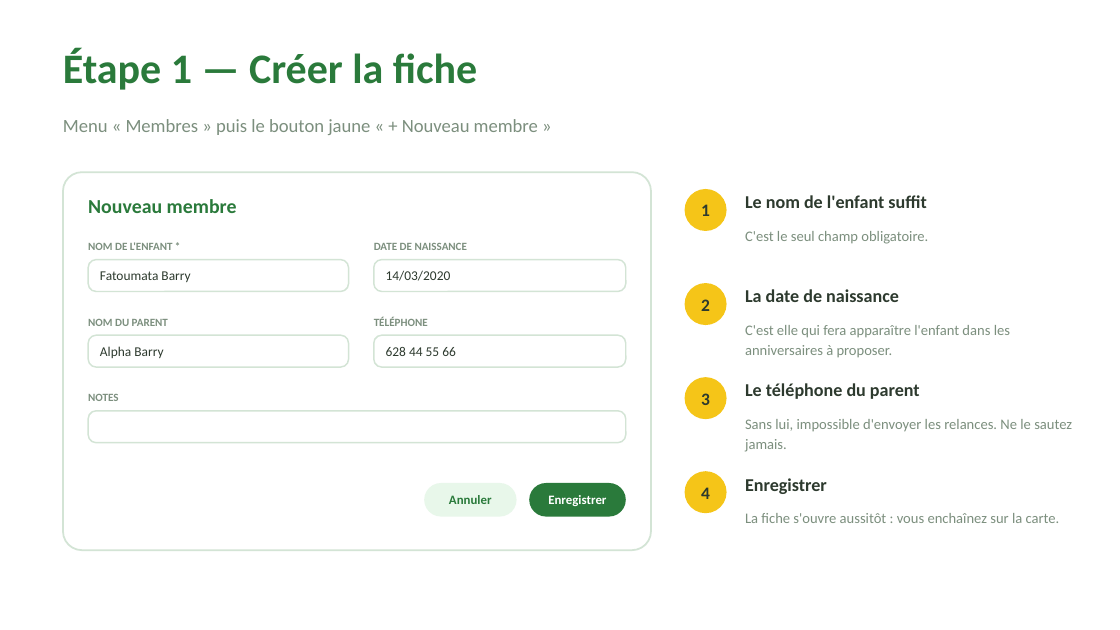
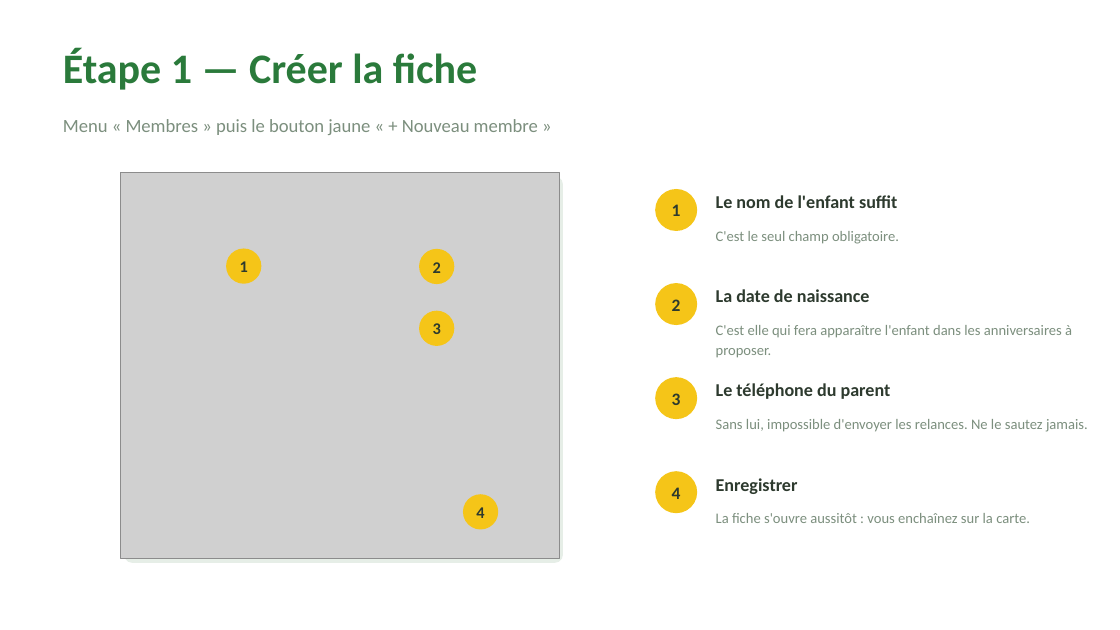
Before and after one commit to dmacky410-spec/didikidsparc-abonnement, a slide deck: slide 10 of formation/Didikids_Parc_Guide_Agent.pptx. Drawn at 1120x630 pixels with LibreOffice and Linux fonts; fonts in the diff are those of the drawing; grey boxes stand for pictures. Boxes give left, top, right and bottom in pixels: in the first picture for what was removed or moved away, otherwise in the second. Text is boxed around its words. In the diff, an @@ line names an element or a change of style, - is before the commit and + after.

```diff
--- a/formation/Didikids_Parc_Guide_Agent.pptx
+++ b/formation/Didikids_Parc_Guide_Agent.pptx
@@ picture added at [121,172,560,559] @@
@@ rounded rectangle: place and size @@
-rounded rectangle at [63,172,651,550]
+rounded rectangle at [124,176,563,563]
@@ rounded rectangle at [124,176,563,563]: fill #FFFFFF to #E6EEE7; outline #D3E4D5 1.5 pt to none; proportions changed @@
@@ text removed at [88,199,237,213] @@
-Nouveau membre
@@ text "Le nom de l'enfant suffit": place and size @@
-text "Le nom de l'enfant suffit" at [745,195,926,208]
+text "Le nom de l'enfant suffit" at [716,195,897,208]
@@ text "C'est le seul champ obligatoire.": place and size @@
-text "C'est le seul champ obligatoire." at [745,231,928,244]
+text "C'est le seul champ obligatoire." at [716,231,899,244]
@@ text removed at [88,242,173,250] @@
-NOM DE L'ENFANT *
@@ rounded rectangle removed at [88,260,349,292] @@
@@ ellipse added at [226,249,261,284], fill #F5C518, 14 pt, text #2D3A2E, bold @@
+1
@@ text removed at [374,243,467,250] @@
-DATE DE NAISSANCE
@@ rounded rectangle removed at [374,260,626,292] @@
@@ ellipse added at [419,249,455,284], fill #F5C518, 14 pt, text #2D3A2E, bold @@
+2
@@ text removed at [100,271,190,282] @@
-Fatoumata Barry
@@ text removed at [386,270,451,281] @@
-14/03/2020
@@ text "La date de naissance": place and size @@
-text "La date de naissance" at [745,289,899,302]
+text "La date de naissance" at [716,289,870,302]
@@ text removed at [88,319,168,326] @@
-NOM DU PARENT
@@ text removed at [374,317,428,326] @@
-TÉLÉPHONE
@@ ellipse added at [419,311,455,346], fill #F5C518, 14 pt, text #2D3A2E, bold @@
+3
@@ text "C'est elle qui fera apparaître ..." rewrapped from [745,325,1010,357] to [716,325,1072,358] @@
@@ rounded rectangle removed at [88,335,349,367] @@
@@ text removed at [100,346,163,358] @@
-Alpha Barry
@@ rounded rectangle removed at [374,335,626,367] @@
@@ text removed at [386,347,456,356] @@
-628 44 55 66
@@ text "Le téléphone du parent": place and size @@
-text "Le téléphone du parent" at [745,383,920,399]
+text "Le téléphone du parent" at [716,383,891,399]
@@ text removed at [88,394,118,401] @@
-NOTES
@@ rounded rectangle removed at [88,411,626,443] @@
@@ text "Sans lui, impossible d'envoyer les ..." rewrapped from [745,419,1072,452] to [716,419,1088,432] @@
@@ 4 ellipses: place and size @@
-4 ellipses at [685,189,727,513]
+4 ellipses at [655,189,697,513]
@@ text "Enregistrer": place and size @@
-text "Enregistrer" at [745,478,827,494]
+text "Enregistrer" at [716,478,798,494]
@@ rounded rectangle removed at [424,483,517,517] @@
-Annuler
@@ ellipse added at [463,494,498,529], fill #F5C518, 14 pt, text #2D3A2E, bold @@
+4
@@ rounded rectangle removed at [529,483,626,517] @@
-Enregistrer
@@ text "La fiche s'ouvre aussitôt : ...": place and size @@
-text "La fiche s'ouvre aussitôt : ..." at [745,513,1060,523]
+text "La fiche s'ouvre aussitôt : ..." at [716,513,1030,523]
```
Also in this commit, not shown: 9 other slides changed, 17 other files.
